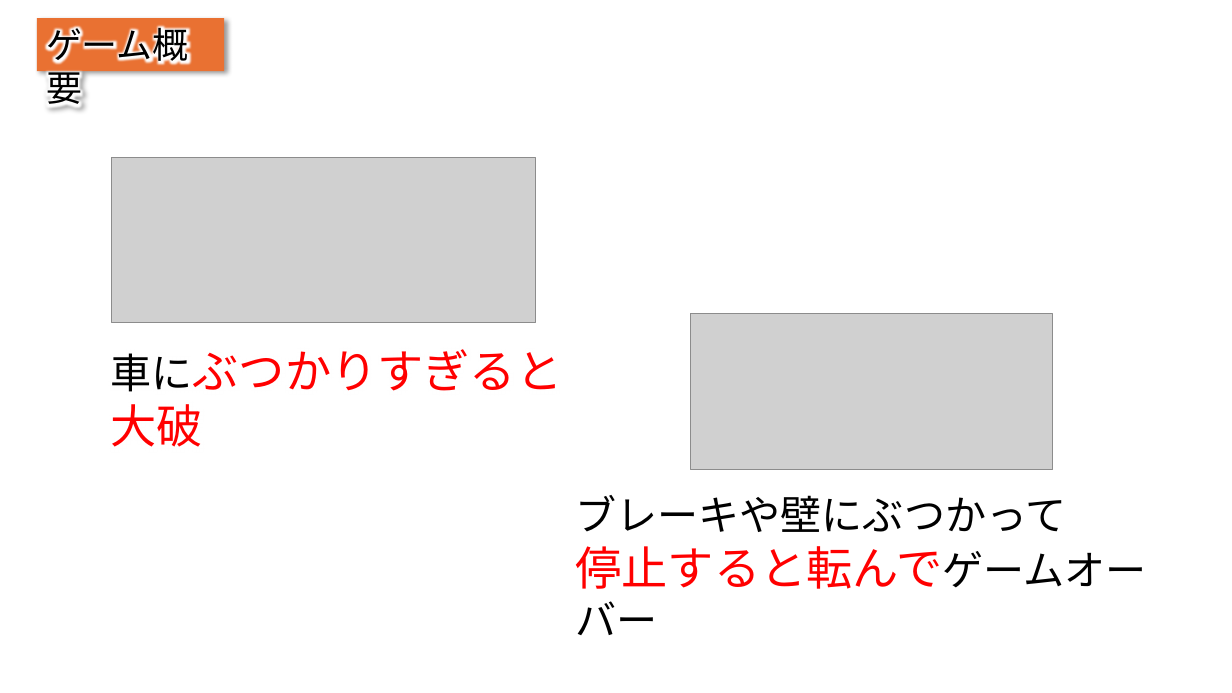
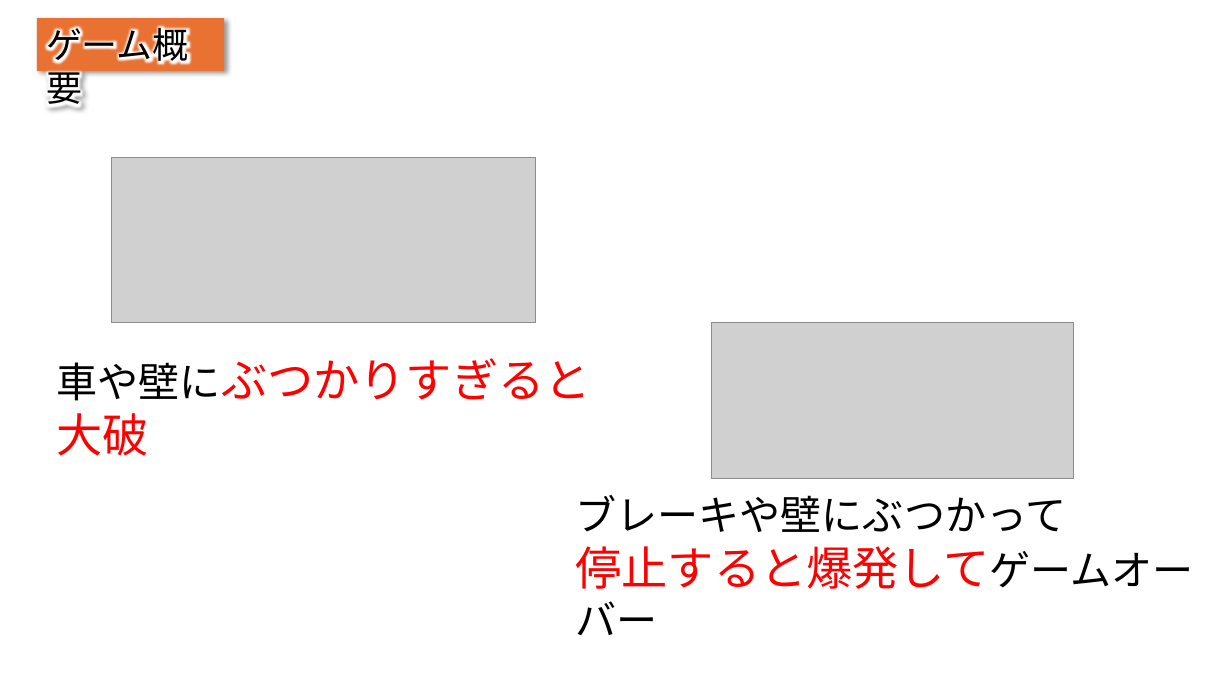
Before and after one commit to IbukiOkusada/GradProject, a slide deck: slide 6 of 企画書/カットビ企画書.pptx. Drawn at 1232x693 pixels with LibreOffice and Linux fonts; fonts in the diff are those of the drawing; grey boxes stand for pictures. Boxes give left, top, right and bottom in pixels: in the first picture for what was removed or moved away, otherwise in the second. Text is boxed around its words. In the diff, an @@ line names an element or a change of style, - is before the commit and + after.

```diff
--- a/企画書/カットビ企画書.pptx
+++ b/企画書/カットビ企画書.pptx
@@ picture moved from (x1=691, y1=314, x2=1054, y2=470) to (x1=712, y1=323, x2=1074, y2=479) @@
@@ text at (x1=57, y1=358, x2=591, y2=456): text changed @@
-車にぶつかりすぎると大破
+車や壁にぶつかりすぎると大破
@@ text at (x1=575, y1=546, x2=1194, y2=589): text changed @@
-停止すると転んでゲームオーバー
+停止すると爆発してゲームオーバー
```
Also in this commit, not shown: 3 other slides changed.
